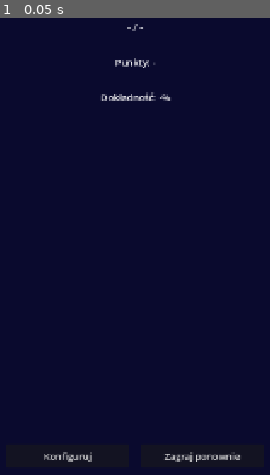
Above: before the commit, frame 1.
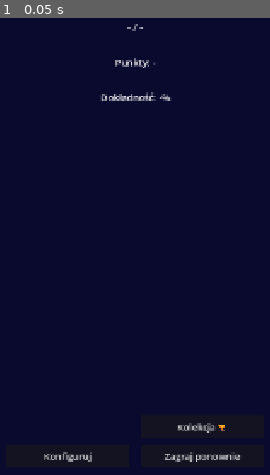
Above: after the commit, the same moment.

Repository: kijankaa/mathhero
Game: Godot game, scene res://scenes/ui/summary.tscn
Two runs of this game, one before a commit and one after it. Both use one fixed random seed, a clock stepped at 60 frames per second and the inputs below. This scene is started directly instead of the project's main scene.
Inputs:
- Up to frame 1 (0.05 s): no input

The runs differ from the first frame. In frame 1, 0.2% of the frame differs, in the area x 65-84%, y 88-91%.
Error before the commit: Invalid access to property or key 'pressed' on a base object of type 'null instance'. (res://scripts/ui/summary.gd:23)
Error after the commit: Invalid access to property or key 'last_session_result' on a base object of type 'Nil'. (res://scripts/ui/summary.gd:29)

Commit message:
Epic 5: sceny — reward_popup, rewards, summary i main_menu zaktualizowane
Co-Authored-By: Claude Sonnet 4.6 <noreply@anthropic.com>

Diff:
--- /dev/null
+++ b/MathHero/scenes/components/reward_popup.tscn
@@ -0,0 +1,52 @@
+[gd_scene format=3 uid="uid://c8xrp2nq7jm4t"]
+
+[ext_resource type="Script" path="res://scripts/components/reward_popup.gd" id="1_rpopup"]
+
+[node name="RewardPopup" type="Control"]
+layout_mode = 1
+anchors_preset = 7
+anchor_left = 0.5
+anchor_top = 1.0
+anchor_right = 0.5
+anchor_bottom = 1.0
+offset_left = -250.0
+offset_top = -200.0
+offset_right = 250.0
+offset_bottom = -20.0
+grow_horizontal = 2
+grow_vertical = 0
+script = ExtResource("1_rpopup")
+
+[node name="Panel" type="Panel" parent="."]
+layout_mode = 1
+anchors_preset = 15
+anchor_right = 1.0
+anchor_bottom = 1.0
+grow_horizontal = 2
+grow_vertical = 2
+
+[node name="VBox" type="VBoxContainer" parent="Panel"]
+layout_mode = 1
+anchors_preset = 15
+anchor_right = 1.0
+anchor_bottom = 1.0
+offset_left = 16.0
+offset_top = 12.0
+offset_right = -16.0
+offset_bottom = -12.0
+grow_horizontal = 2
+grow_vertical = 2
+alignment = 1
+
+[node name="StarsLabel" type="Label" parent="Panel/VBox"]
+layout_mode = 2
+horizontal_alignment = 1
+text = ""
+theme_override_font_sizes/font_size = 28
+
+[node name="BadgesLabel" type="Label" parent="Panel/VBox"]
+layout_mode = 2
+horizontal_alignment = 1
+autowrap_mode = 3
+text = ""
+theme_override_font_sizes/font_size = 20
--- a/MathHero/scenes/ui/main_menu.tscn
+++ b/MathHero/scenes/ui/main_menu.tscn
@@ -35,10 +35,27 @@
 anchor_top = 0.5
 anchor_right = 0.5
 anchor_bottom = 0.5
-offset_left = -20.5
-offset_top = -15.5
-offset_right = 20.5
-offset_bottom = 15.5
+offset_left = -80.0
+offset_top = -30.0
+offset_right = 80.0
+offset_bottom = 30.0
 grow_horizontal = 2
 grow_vertical = 2
 text = "Graj"
+theme_override_font_sizes/font_size = 22
+
+[node name="RewardsButton" type="Button" parent="."]
+layout_mode = 1
+anchors_preset = 8
+anchor_left = 0.5
+anchor_top = 0.5
+anchor_right = 0.5
+anchor_bottom = 0.5
+offset_left = -80.0
+offset_top = 50.0
+offset_right = 80.0
+offset_bottom = 110.0
+grow_horizontal = 2
+grow_vertical = 2
+text = "🏆 Kolekcja"
+theme_override_font_sizes/font_size = 20
--- /dev/null
+++ b/MathHero/scenes/ui/rewards.tscn
@@ -0,0 +1,102 @@
+[gd_scene format=3 uid="uid://dx9wk4y6b3nh5"]
+
+[ext_resource type="Script" path="res://scripts/ui/rewards.gd" id="1_rewards"]
+
+[node name="Rewards" type="Control"]
+layout_mode = 3
+anchors_preset = 15
+anchor_right = 1.0
+anchor_bottom = 1.0
+grow_horizontal = 2
+grow_vertical = 2
+script = ExtResource("1_rewards")
+
+[node name="ColorRect" type="ColorRect" parent="."]
+layout_mode = 1
+anchors_preset = 15
+anchor_right = 1.0
+anchor_bottom = 1.0
+grow_horizontal = 2
+grow_vertical = 2
+color = Color(0.039215688, 0.039215688, 0.18039216, 1)
+
+[node name="BackButton" type="Button" parent="."]
+layout_mode = 1
+anchors_preset = 0
+offset_right = 160.0
+offset_bottom = 50.0
+text = "← Wstecz"
+theme_override_font_sizes/font_size = 18
+
+[node name="TabContainer" type="TabContainer" parent="."]
+layout_mode = 1
+anchors_preset = 15
+anchor_right = 1.0
+anchor_bottom = 1.0
+offset_top = 60.0
+grow_horizontal = 2
+grow_vertical = 2
+
+[node name="Bohater" type="VBoxContainer" parent="TabContainer"]
+layout_mode = 2
+alignment = 1
+
+[node name="HeroDisplay" type="Label" parent="TabContainer/Bohater"]
+layout_mode = 2
+horizontal_alignment = 1
+text = "⛑️ 🥼 🎒\n    👟 🧤"
+theme_override_font_sizes/font_size = 48
+
+[node name="LevelLabel" type="Label" parent="TabContainer/Bohater"]
+layout_mode = 2
+horizontal_alignment = 1
+text = "Poziom 0: Rekrut"
+theme_override_font_sizes/font_size = 24
+
+[node name="StarsLabel" type="Label" parent="TabContainer/Bohater"]
+layout_mode = 2
+horizontal_alignment = 1
+text = "⭐ 0 gwiazdek"
+theme_override_font_sizes/font_size = 20
+
+[node name="ProgressBar" type="ProgressBar" parent="TabContainer/Bohater"]
+layout_mode = 2
+custom_minimum_size = Vector2(400.0, 24.0)
+min_value = 0.0
+max_value = 1.0
+step = 0.001
+value = 0.0
+
+[node name="ProgressLabel" type="Label" parent="TabContainer/Bohater"]
+layout_mode = 2
+horizontal_alignment = 1
+text = "20 gwiazdek do: Kosmonauta"
+theme_override_font_sizes/font_size = 16
+
+[node name="Sklep" type="VBoxContainer" parent="TabContainer"]
+layout_mode = 2
+
+[node name="CurrentStarsLabel" type="Label" parent="TabContainer/Sklep"]
+layout_mode = 2
+text = "Masz: ⭐ 0"
+theme_override_font_sizes/font_size = 20
+
+[node name="ScrollContainer" type="ScrollContainer" parent="TabContainer/Sklep"]
+layout_mode = 2
+size_flags_vertical = 3
+
+[node name="ItemsContainer" type="VBoxContainer" parent="TabContainer/Sklep/ScrollContainer"]
+layout_mode = 2
+size_flags_horizontal = 3
+
+[node name="Odznaki" type="VBoxContainer" parent="TabContainer"]
+layout_mode = 2
+
+[node name="ScrollContainer" type="ScrollContainer" parent="TabContainer/Odznaki"]
+layout_mode = 2
+size_flags_vertical = 3
+
+[node name="BadgesContainer" type="GridContainer" parent="TabContainer/Odznaki/ScrollContainer"]
+layout_mode = 2
+size_flags_horizontal = 3
+columns = 4
--- a/MathHero/scenes/ui/summary.tscn
+++ b/MathHero/scenes/ui/summary.tscn
@@ -1,6 +1,7 @@
 [gd_scene format=3 uid="uid://dv8n2f4qr6yst"]
 
 [ext_resource type="Script" uid="uid://b56s2b57ybgxd" path="res://scripts/ui/summary.gd" id="1_summary"]
+[ext_resource type="PackedScene" path="res://scenes/components/reward_popup.tscn" id="2_rpopup"]
 
 [node name="Summary" type="Control"]
 layout_mode = 3
@@ -79,3 +80,57 @@
 grow_horizontal = 2
 grow_vertical = 0
 text = "Konfiguruj"
+
+[node name="StarsEarnedLabel" type="Label" parent="."]
+layout_mode = 1
+anchors_preset = 10
+anchor_right = 1.0
+offset_top = 380.0
+offset_bottom = 420.0
+grow_horizontal = 2
+horizontal_alignment = 1
+text = ""
+theme_override_font_sizes/font_size = 24
+
+[node name="LevelUpLabel" type="Label" parent="."]
+layout_mode = 1
+anchors_preset = 10
+anchor_right = 1.0
+offset_top = 430.0
+offset_bottom = 470.0
+grow_horizontal = 2
+horizontal_alignment = 1
+text = ""
+theme_override_font_sizes/font_size = 20
+visible = false
+
+[node name="NewBadgesLabel" type="Label" parent="."]
+layout_mode = 1
+anchors_preset = 10
+anchor_right = 1.0
+offset_top = 480.0
+offset_bottom = 560.0
+grow_horizontal = 2
+horizontal_alignment = 1
+autowrap_mode = 3
+text = ""
+theme_override_font_sizes/font_size = 18
+visible = false
+
+[node name="RewardsButton" type="Button" parent="."]
+layout_mode = 1
+anchors_preset = 7
+anchor_left = 0.5
+anchor_top = 1.0
+anchor_right = 0.5
+anchor_bottom = 1.0
+offset_left = 10.0
+offset_top = -150.0
+offset_right = 220.0
+offset_bottom = -110.0
+grow_horizontal = 2
+grow_vertical = 0
+text = "Kolekcja 🏆"
+
+[node name="RewardPopup" parent="." instance=ExtResource("2_rpopup")]
+layout_mode = 1
